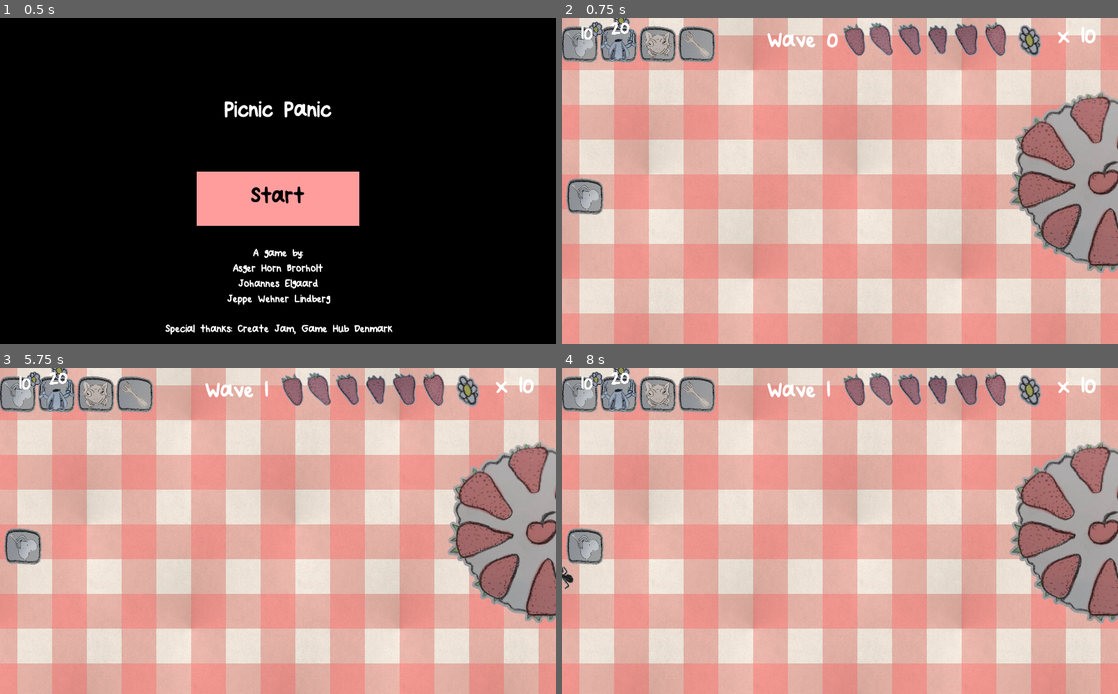
Above: before the commit, frames 1-4 (two rows, left to right).
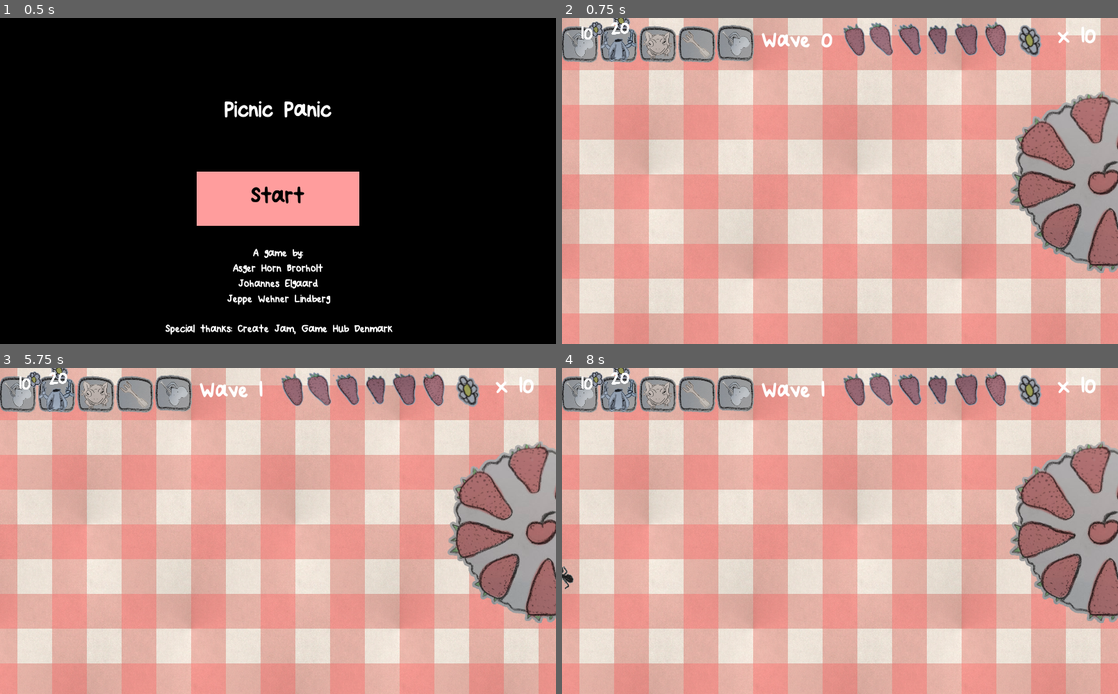
Above: after the commit, the same moments.

Repository: JeppeLindberg/Picnic
Game: Godot game, scene res://Scenes/TitleScreen.tscn
The game is run twice, just before and just after one commit, with the same random seed, the same clock (stepped at 60 frames per second) and the same inputs. The engine's default icon, where the game draws it, is replaced by a stand-in: a white triangle on a blue panel in a dark square.
Inputs (mouse positions are in pixels of both pictures, inside the frame that each line leads up to):
- Up to frame 1 (0.5 s): no input
- Up to frame 2 (0.75 s): click "Start" at 0.5 s
- Up to frame 3 (5.75 s): tap Enter at 1.25, 2.75, 4.25 s; move the mouse to (400, 514) at 1.27 s; click (400, 514) at 1.42 s; tap Space at 2, 3.5, 5 s; move the mouse to (166, 547) at 2.02 s; click (166, 547) at 2.17 s; move the mouse to (333, 459) at 2.77 s; click (333, 459) at 2.92 s; move the mouse to (250, 596) at 3.52 s; click (250, 596) at 3.67 s; move the mouse to (444, 579) at 4.27 s; click (444, 579) at 4.42 s; move the mouse to (111, 482) at 5.02 s; click (111, 482) at 5.17 s
- Up to frame 4 (8 s): move the mouse to (867, 531) at 5.77 s; click (867, 531) at 5.92 s; move the mouse to (756, 449) at 6.52 s; click (756, 449) at 6.67 s; move the mouse to (962, 514) at 7.27 s; click (962, 514) at 7.42 s

Frame 1 is identical in both runs. In frame 2, 1.7% of the frame differs, in the area x 0-50%, y 2-61%; in frame 3, 1.6%; in frame 4, 1.6%.

Commit message:
Added coffee button

Diff:
--- a/Assets/GUI.tscn
+++ b/Assets/GUI.tscn
@@ -22,12 +22,12 @@
 
 [node name="Panel" type="Panel" parent="WaveContainer"]
 modulate = Color( 1, 1, 1, 0 )
-margin_right = 370.0
+margin_right = 360.0
 margin_bottom = 64.0
-rect_min_size = Vector2( 370, 0 )
+rect_min_size = Vector2( 360, 0 )
 
 [node name="Label" type="Label" parent="WaveContainer"]
-margin_left = 374.0
+margin_left = 364.0
 margin_right = 1016.0
 margin_bottom = 64.0
 rect_min_size = Vector2( 132, 64 )
--- a/Scenes/MainScene.tscn
+++ b/Scenes/MainScene.tscn
@@ -21,8 +21,6 @@
 [ext_resource path="res://Resources/UI/FrogIcon.png" type="Texture" id=26]
 [ext_resource path="res://Assets/Fork.tscn" type="PackedScene" id=27]
 [ext_resource path="res://Resources/UI/ForkIcon.png" type="Texture" id=28]
-[ext_resource path="res://Assets/CoffeeCup.tscn" type="PackedScene" id=29]
-[ext_resource path="res://Assets/CoffeeCupPreview.tscn" type="PackedScene" id=30]
 
 [node name="MainScene" type="Node2D"]
 script = ExtResource( 1 )
@@ -88,7 +86,7 @@
 limit = 1
 
 [node name="CoffeeCup" type="Sprite" parent="InputManager"]
-position = Vector2( 42, 328 )
+position = Vector2( 319, 46 )
 scale = Vector2( 0.546875, 0.546875 )
 texture = ExtResource( 13 )
 script = ExtResource( 8 )
